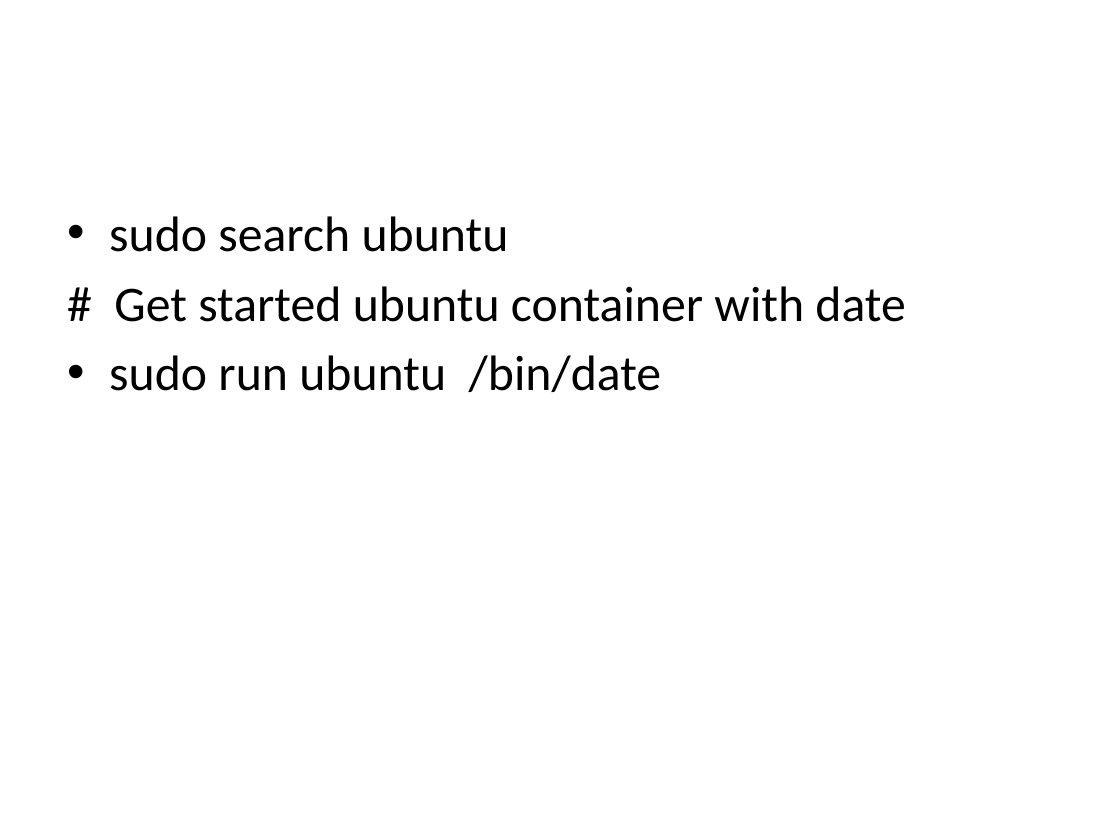
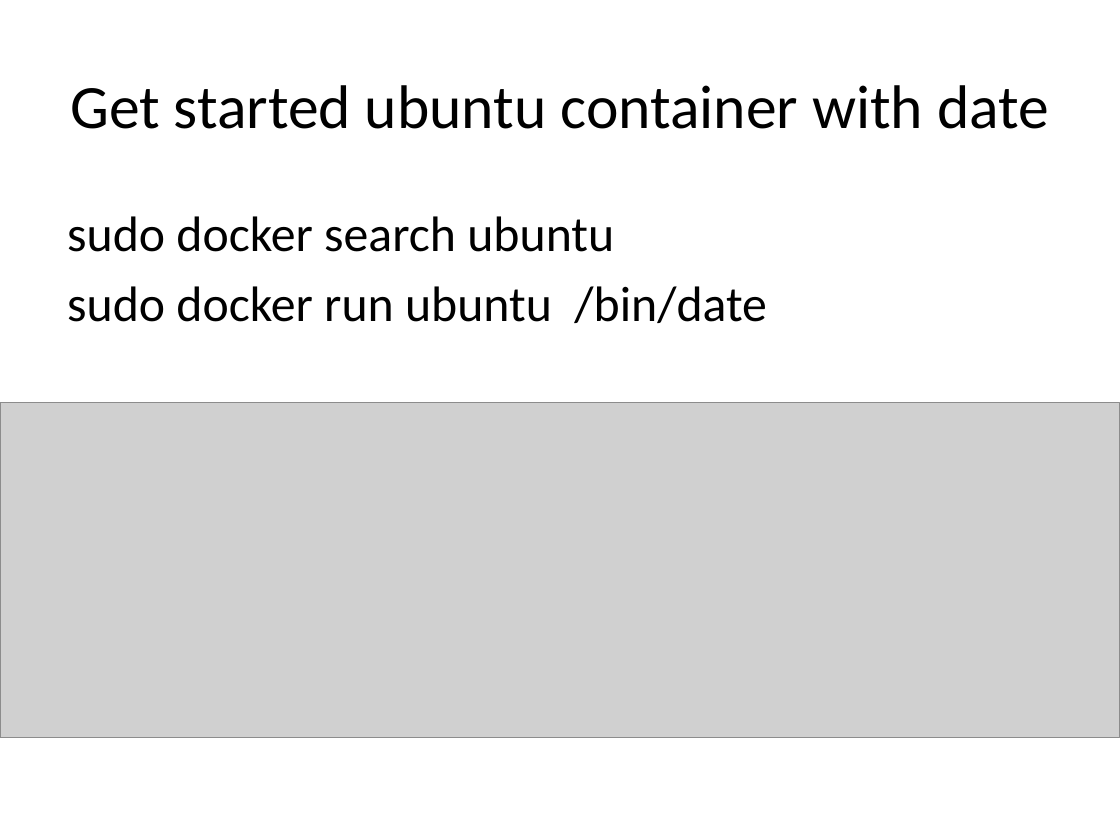
Before and after one commit to jerrywu2013/Docker, a slide deck: slide 13 of Docker.pptx (slide 9 before the commit). Drawn at 1120x840 pixels with LibreOffice and Linux fonts; fonts in the diff are those of the drawing; grey boxes stand for pictures; background and template pictures are left out. Boxes give left, top, right and bottom in pixels: in the first picture for what was removed or moved away, otherwise in the second. Text is boxed around its words. In the diff, an @@ line names an element or a change of style, - is before the commit and + after.

Commit message:
new ppt

```diff
--- a/Docker.pptx
+++ b/Docker.pptx
@@ title added at box(70, 85, 1049, 129), 39.6 pt, text #000000 @@
+Get started ubuntu container with date
@@ text at box(67, 216, 767, 323): text changed @@
-• sudo search ubuntu
-# Get started ubuntu container with date
-• sudo run ubuntu /bin/date
+sudo docker search ubuntu
+sudo docker run ubuntu /bin/date
@@ picture added at box(0, 402, 1120, 737) @@
```
Also in this commit, not shown: 1 other slide changed, 11 slides added.
